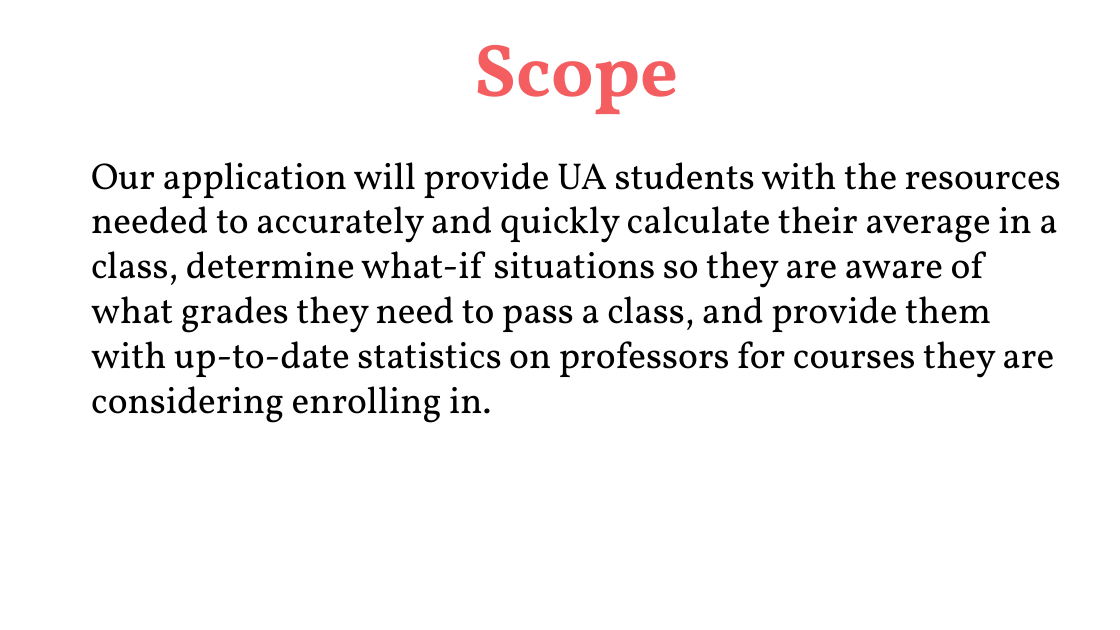
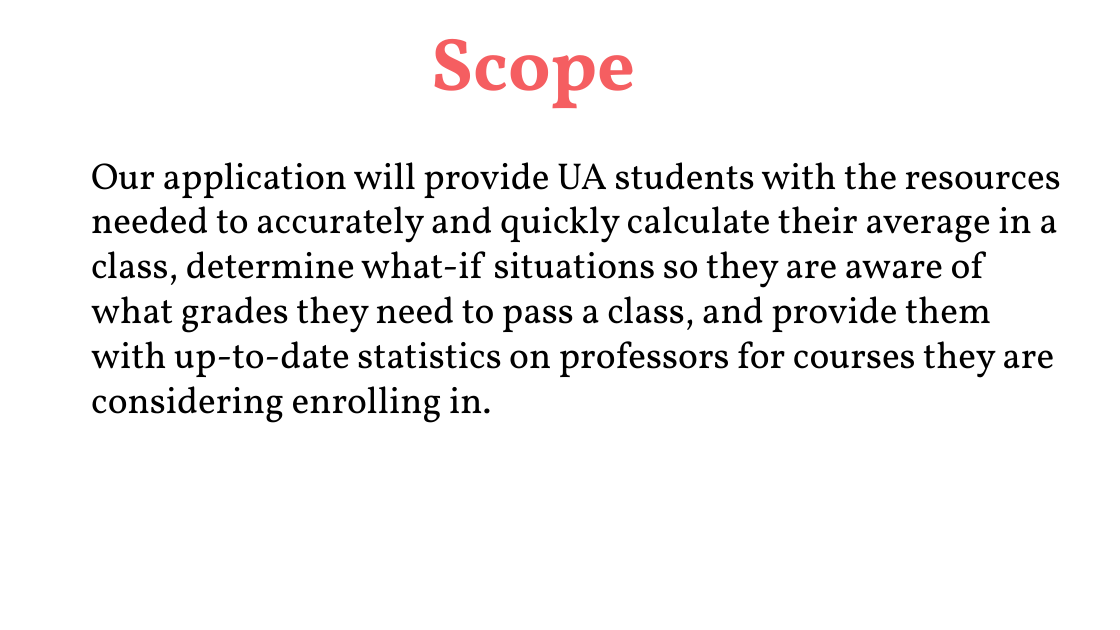
Before and after one commit to amdonham/DropGrade, a slide deck: slide 4 of Documents/Design Presentation.pptx. Drawn at 1120x630 pixels with LibreOffice and Linux fonts; fonts in the diff are those of the drawing. Boxes give left, top, right and bottom in pixels: in the first picture for what was removed or moved away, otherwise in the second. Text is boxed around its words. In the diff, an @@ line names an element or a change of style, - is before the commit and + after.

```diff
--- a/Documents/Design Presentation.pptx
+++ b/Documents/Design Presentation.pptx
@@ title "Scope": place and size @@
-title "Scope" at [475, 45, 679, 115]
+title "Scope" at [432, 39, 636, 109]
```
Also in this commit, not shown: 4 other slides changed.
